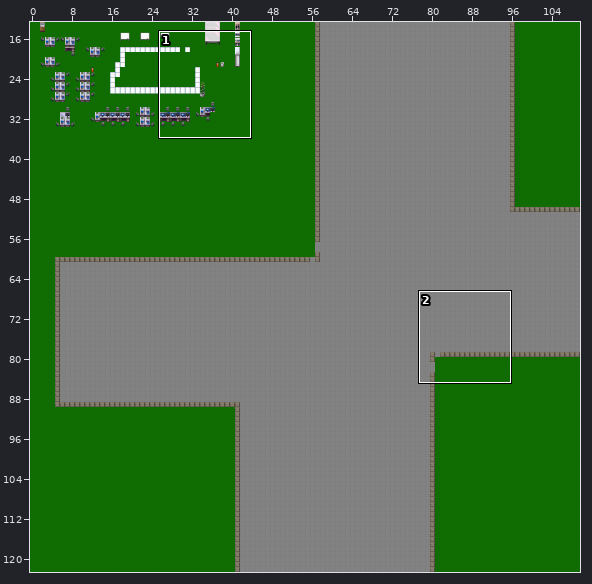
Level history. Tiled map (JSON): maps/ground.json. Above, an overview of the earlier version with the close-up marked.
Close-up. Old version:
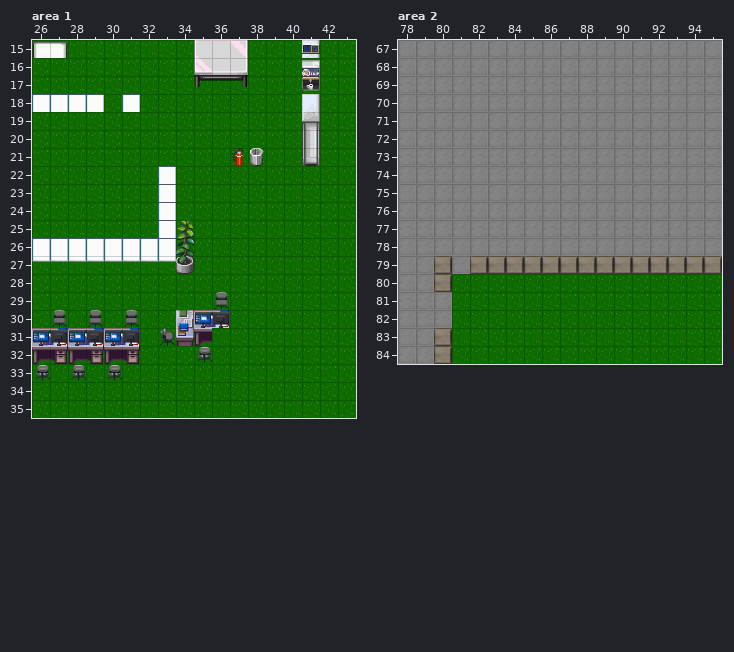
Cells are 32x32 px. Shown: area 1 x 26..43, y 15..35; area 2 x 78..95, y 67..84. The commit also changed other parts of the map, which this record leaves out.
After:
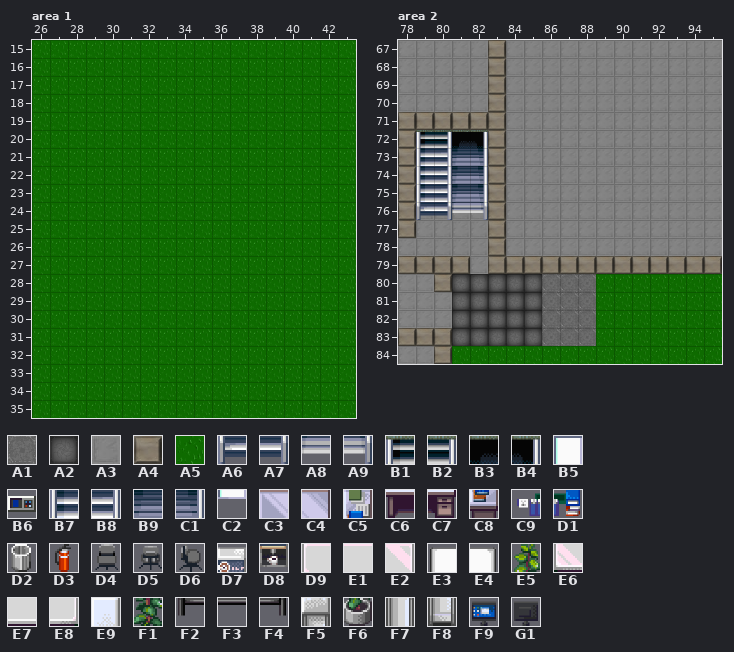
Key: from "floortileset": A1 7, A2 15, A3 23, A4 35, A5 57; from "office_1": A6 8, A7 9, A8 10, A9 11, B1 24, B2 25, B3 26, B4 27, B5 28, B6 32, B7 40, B8 41, B9 42, C1 43, C2 44, C3 48, C4 49, C5 50, C6 64, C7 65, C8 66, C9 80, D1 81, D2 96, D3 97, D4 112, D5 113, D6 114, D7 134, D8 150, D9 152, E1 153, E2 154, E3 161, E4 162, E5 164, E6 168, E7 169, E8 170, E9 179, F1 180, F2 184, F3 185, F4 186, F5 195, F6 196, F7 211, F8 227, F9 242, G1 243.
__ is an empty cell.
What changed:
Layer "top", area 1:
The tile that lay hidden is removed in rows 19 to 21 at x 41.
Tile B5 is removed in row 18 at x 26 to 29 and 31; in rows 22 to 25 at x 33; in row 26 at x 26 to 33.
Tile C2 is removed in row 27 at x 26 to 33.
Tile C3 is removed in row 30 at x 35; in row 31 at x 26, 28 and 30.
Tile C4 is removed in row 30 at x 36; in row 31 at x 27, 29 and 31.
Tile C5 is removed in row 30 at x 34.
Tile C6 is removed in row 31 at x 35; in row 32 at x 26, 28 and 30.
Tile C7 is removed in row 32 at x 27, 29 and 31.
Tile C8 is removed in row 31 at x 34.
Tile D2 is removed in row 21 at x 38.
Tile D3 is removed in row 21 at x 37.
Tile D4 is removed in row 29 at x 36; in row 30 at x 27, 29 and 31.
Tile D5 is removed in row 32 at x 35; in row 33 at x 26, 28 and 30.
Tile D6 is removed in row 31 at x 33.
Tile D7 is removed in row 16 at x 41.
Tile D8 is removed in row 17 at x 41.
Tile D9 is removed in row 15 at x 35.
Tile E1 is removed in row 15 at x 36.
Tile E2 is removed in row 15 at x 37.
Tile E3 is removed in row 15 at x 26.
Tile E4 is removed in row 15 at x 27.
Tile E6 is removed in row 16 at x 35.
Tile E7 is removed in row 16 at x 36.
Tile E8 is removed in row 16 at x 37.
Tile E9 is removed in row 15 at x 41.
Tile F2 is removed in row 17 at x 35.
Tile F3 is removed in row 17 at x 36.
Tile F4 is removed in row 17 at x 37.
Tile F6 is removed in row 27 at x 34.
Layer "book", area 1:
Tile B6 is removed in row 15 at x 41.
Tile C9 is removed in row 30 at x 35; in row 31 at x 26, 28 and 30.
Tile D1 is removed in row 30 at x 36; in row 31 at x 27, 29 and 31.
Tile E9 is removed in row 18 at x 41.
Tile F5 is removed in row 19 at x 41.
Tile F7 is removed in row 20 at x 41.
Tile F8 is removed in row 21 at x 41.
Layer "ordi", area 1:
Tile F9 is removed in row 30 at x 35; in row 31 at x 26, 28 and 30.
Tile G1 is removed in row 30 at x 36; in row 31 at x 27, 29 and 31.
Layer "override", area 1:
Tile E5 is removed in row 25 at x 34.
Tile F1 is removed in row 26 at x 34.
Layer "bottom", area 2:
The author changed tile A5 to tile A1 in rows 80 to 83 at x 86 to 88.
The author changed tile A5 to tile A2 in rows 80 to 83 at x 81 to 85.
The author changed tile A4 to tile A3 in row 79 at x 82.
The author changed tile A3 to tile A4 in rows 67 to 70 at x 83; in row 71 at x 78 to 83; in rows 72 to 77 at x 78 and 83; in row 78 at x 83; in row 79 at x 78 to 79 and 81; in row 83 at x 78 to 79.
Layer "top", area 2:
Tile A6 now appears in row 76 at x 79.
Tile A7 now appears in row 76 at x 80.
Tile A8 now appears in row 76 at x 81.
Tile A9 now appears in row 76 at x 82.
Tile B1 now appears in row 72 at x 79.
Tile B2 now appears in row 72 at x 80.
Tile B3 now appears in row 72 at x 81.
Tile B4 now appears in row 72 at x 82.
Tile B7 now appears in rows 73 to 75 at x 79.
Tile B8 now appears in rows 73 to 75 at x 80.
Tile B9 now appears in rows 73 to 75 at x 81.
Tile C1 now appears in rows 73 to 75 at x 82.
